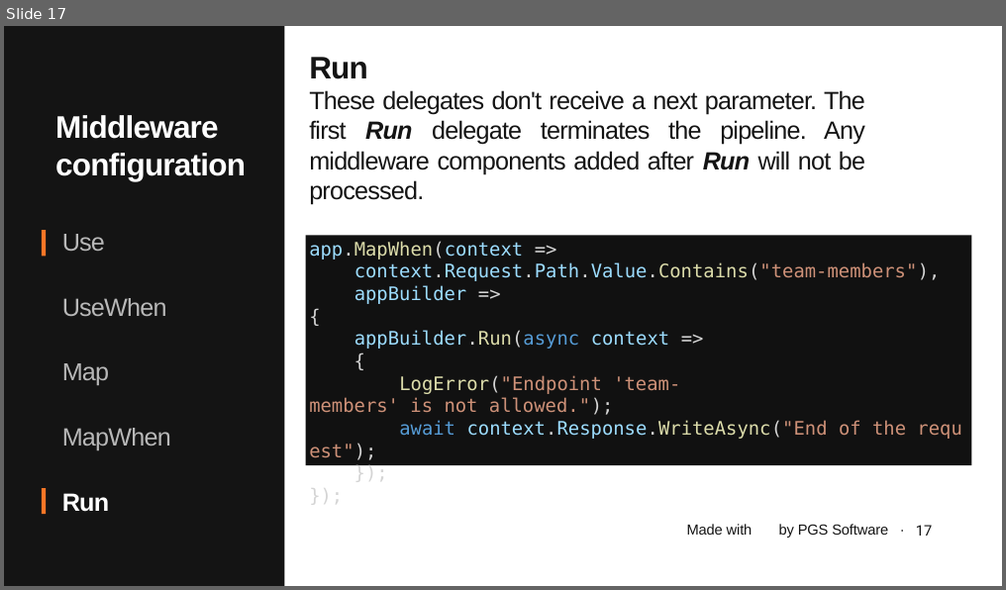
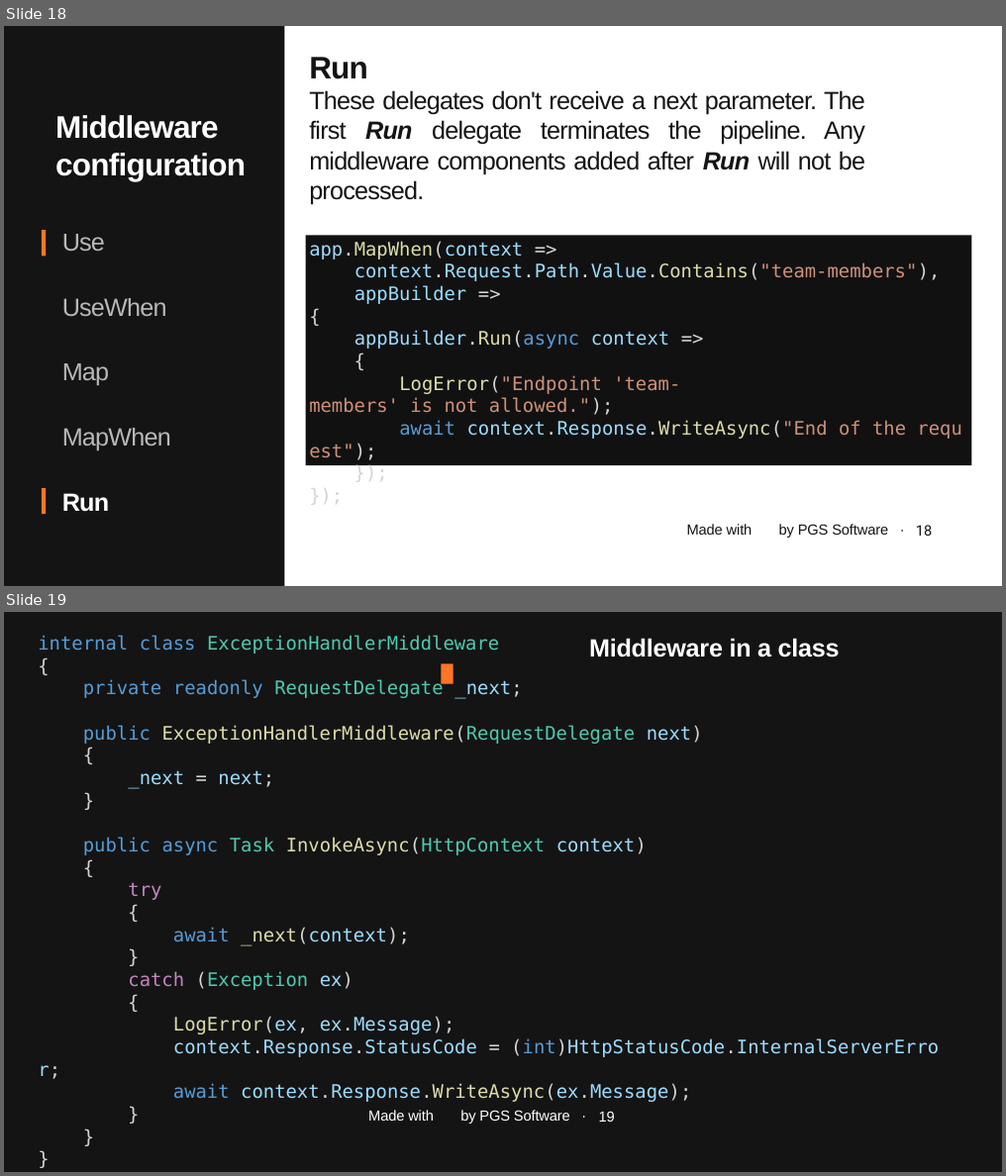
Before and after one commit to januszmarcinik/.NET-getting-started, a slide deck: PGS SharpDev.pptx. Shown one above the other, each under a label of ours: slide 17 before the commit, slides 18 and 19 after it. The pictures are 1006x590 and 1006x1176 pixels, drawn with LibreOffice and Linux fonts; fonts in the diff are those of the drawing; background and template pictures are left out. Boxes give left, top, right and bottom in pixels: in the first picture for what was removed or moved away, otherwise in the second. Text is boxed around its words. In the diff, an @@ line names an element or a change of style, - is before the commit and + after.

Commit message:
Move ExceptionHandlerMiddleware to extension method as configuration

```diff
--- a/PGS SharpDev.pptx
+++ b/PGS SharpDev.pptx
@@ slide 19 added at [4, 612, 1002, 1172], background #141414 @@
@@ text added at [38, 635, 939, 1102], 36 pt, text #9CDCFE @@
+internal class ExceptionHandlerMiddleware
+{
+private readonly RequestDelegate _next;
+public ExceptionHandlerMiddleware(RequestDelegate next)
+{
+_next = next;
+}
+public async Task InvokeAsync(HttpContext context)
+{
+try
+{
+await _next(context);
+}
+catch (Exception ex)
+{
+LogError(ex, ex.Message);
+context.Response.StatusCode = (int)HttpStatusCode.InternalServerError;
+await context.Response.WriteAsync(ex.Message);
+}
+}
+}
@@ text added at [589, 638, 840, 658], 48 pt, text #FFFFFF, bold @@
+Middleware in a class
@@ text added at [368, 1110, 570, 1124], 28 pt, text #FFFFFF @@
+Made with by PGS Software ·
@@ page number added at [599, 1111, 615, 1122], 28 pt, text #FFFFFF @@
+19
@@ what was slide 17 is now slide 18 @@
@@ page number at [916, 525, 933, 536]: text changed @@
-17
+18
```
Also in this commit, not shown: 2 other slides added, 3 slides removed, 3 other files.
